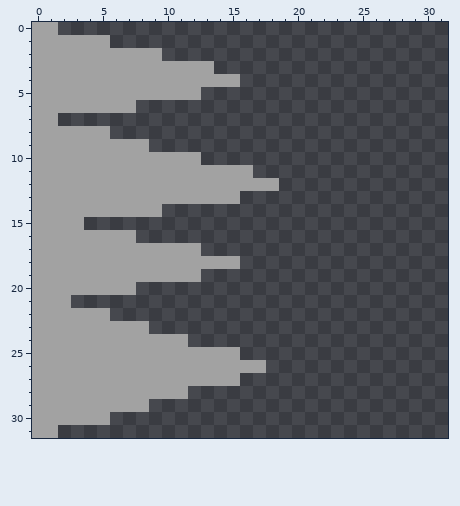
One commit to this pixel-art file: Assets/Sprites/Spikes.ase. Above, as it was before the edit.
32x32 pixels, 1 frame.
Now the later version:
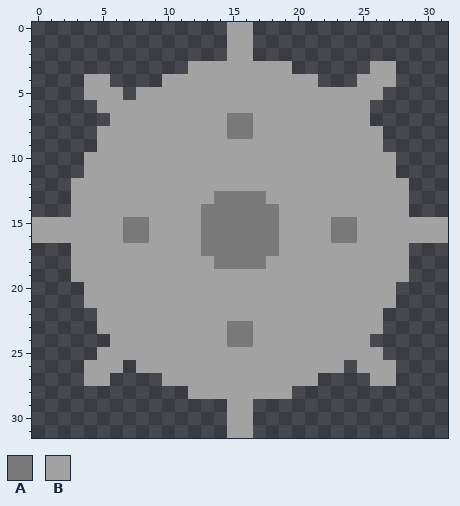
Palette (. is transparent): A #797979  B #a2a2a2
The author wrote: Spikes turned into a spiky wheel
Edits made:
@@ x 0..31 @@
- 0 BB..............................
- 1 BBBBBB..........................
- 2 BBBBBBBBBB......................
- 3 BBBBBBBBBBBBBB..................
- 4 BBBBBBBBBBBBBBBB................
- 5 BBBBBBBBBBBBB...................
- 6 BBBBBBBB........................
- 7 BB..............................
- 8 BBBBBB..........................
- 9 BBBBBBBBB.......................
-10 BBBBBBBBBBBBB...................
-11 BBBBBBBBBBBBBBBBB...............
-12 BBBBBBBBBBBBBBBBBBB.............
-13 BBBBBBBBBBBBBBBB................
-14 BBBBBBBBBB......................
-15 BBBB............................
-16 BBBBBBBB........................
-17 BBBBBBBBBBBBB...................
-18 BBBBBBBBBBBBBBBB................
-19 BBBBBBBBBBBBB...................
-20 BBBBBBBB........................
-21 BBB.............................
-22 BBBBBB..........................
-23 BBBBBBBBB.......................
-24 BBBBBBBBBBBB....................
-25 BBBBBBBBBBBBBBBB................
-26 BBBBBBBBBBBBBBBBBB..............
-27 BBBBBBBBBBBBBBBB................
-28 BBBBBBBBBBBB....................
-29 BBBBBBBBB.......................
-30 BBBBBB..........................
-31 BB..............................
+ 0 ...............BB...............
+ 1 ...............BB...............
+ 2 ...............BB...............
+ 3 ............BBBBBBBB......BB....
+ 4 ....BB....BBBBBBBBBBBB...BBB....
+ 5 ....BBB.BBBBBBBBBBBBBBBBBBB.....
+ 6 .....BBBBBBBBBBBBBBBBBBBBB......
+ 7 ......BBBBBBBBBAABBBBBBBBB......
+ 8 .....BBBBBBBBBBAABBBBBBBBBB.....
+ 9 .....BBBBBBBBBBBBBBBBBBBBBB.....
+10 ....BBBBBBBBBBBBBBBBBBBBBBBB....
+11 ....BBBBBBBBBBBBBBBBBBBBBBBB....
+12 ...BBBBBBBBBBBBBBBBBBBBBBBBBB...
+13 ...BBBBBBBBBBBAAAABBBBBBBBBBB...
+14 ...BBBBBBBBBBAAAAAABBBBBBBBBB...
+15 BBBBBBBAABBBBAAAAAABBBBAABBBBBBB
+16 BBBBBBBAABBBBAAAAAABBBBAABBBBBBB
+17 ...BBBBBBBBBBAAAAAABBBBBBBBBB...
+18 ...BBBBBBBBBBBAAAABBBBBBBBBBB...
+19 ...BBBBBBBBBBBBBBBBBBBBBBBBBB...
+20 ....BBBBBBBBBBBBBBBBBBBBBBBB....
+21 ....BBBBBBBBBBBBBBBBBBBBBBBB....
+22 .....BBBBBBBBBBBBBBBBBBBBBB.....
+23 .....BBBBBBBBBBAABBBBBBBBBB.....
+24 ......BBBBBBBBBAABBBBBBBBB......
+25 .....BBBBBBBBBBBBBBBBBBBBBB.....
+26 ....BBB.BBBBBBBBBBBBBBBB.BBB....
+27 ....BB....BBBBBBBBBBBB....BB....
+28 ............BBBBBBBB............
+29 ...............BB...............
+30 ...............BB...............
+31 ...............BB...............
